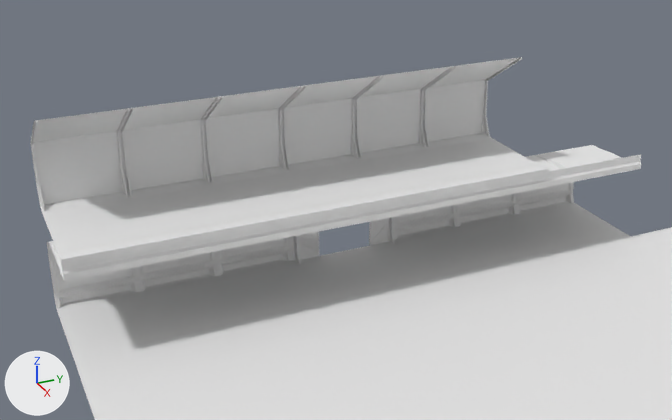
Two versions of the Blender file Assets/Models/Blender/MallMain.blend, one commit apart.
Before and after are seen from a 50 mm lens placed at (15.3, -5.6, 22.6), pointed at (-23.0, 11.6, 3.4). The axes (+X, +Y, +Z) are drawn at lower left. The lights are the same throughout.

The first picture shows 'Plane', 'Plane.001', 'Plane.002', 'Wall01', 'Wall01.001', 'Wall01.002'.
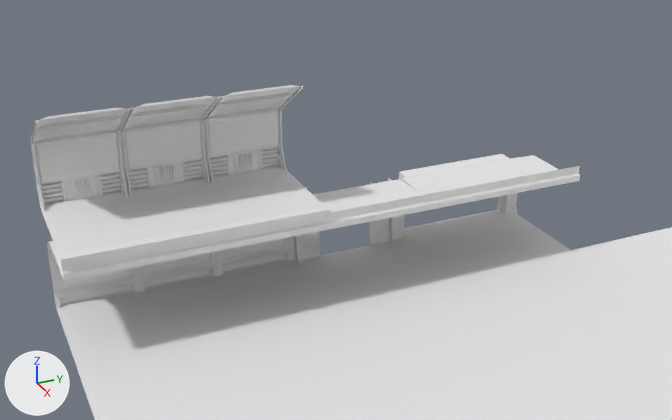
Commit message: added mall main parr

The change, as a list of edits to the scene's bpy script:
```text
Change me_plane_004:
    used by ob_wall01_002; location = (-20.0, 18.0, 0.0)
    remove me_plane_004.from_pydata(...)  # 80 vertices, 62 faces; spans x -5.43..0.0, y -2.0..0.0, z -0.04..4.8
    add me_plane_004.from_pydata(...)  # 48 vertices, 34 faces; spans x -6.0..0.0, y -4.0..0.0, z 0.0..4.8
    me_plane_004 part 7
    74 vertices are removed from x -5.43..0.0, y -2.0..0.0, z -0.04..4.8
    62 faces are deleted
    18 vertices are added at x -6.0..-2.0, y -4.0..0.0, z 0.0..4.0
    6 new vertices lie (0.0, -3.3, 0.0) away from vertices in x -4.0..0.0, y 0.0, z 0.0..4.8
    6 new vertices lie (0.0, -0.4, 0.0) away from vertices in x -4.0..0.0, y -3.3, z 0.0..4.8
    6 new vertices lie (0.0, -0.3, 0.0) away from vertices in x -4.0..0.0, y -3.7, z 0.0..4.8
    6 new vertices lie (0.8, 0.0, 0.0) away from vertices in x -6.0, y -3.3..0.0, z 0.0..3.5
    34 new faces join them
Change me_plane_001:
    used by ob_plane; location = (-20.0, 0.0, 0.0)
    remove me_plane_001.from_pydata(...)  # 63 vertices, 49 faces; spans x -6.0..0.0, y -2.0..0.0, z 4.7..10.0
    add me_plane_001.from_pydata(...)  # 301 vertices, 213 faces; spans x -6.24..0.0, y -2.0..0.0, z 4.7..10.08
    me_plane_001 part 1: a new loose piece of 76 vertices spanning x -6.24..-5.92, y -0.9..0.0, z 4.89..6.01, in mat_base (its picture is missing)
    me_plane_001 part 2: a new loose piece of 24 vertices spanning x -6.18..-5.98, y -1.81..-0.89, z 5.0..5.2, in mat_base (its picture is missing)
    me_plane_001 part 3: a new loose piece of 24 vertices spanning x -6.2..-6.0, y -1.81..-0.89, z 5.22..5.42, in mat_base (its picture is missing)
    me_plane_001 part 4: a new loose piece of 24 vertices spanning x -6.22..-6.02, y -1.81..-0.89, z 5.44..5.64, in mat_base (its picture is missing)
    me_plane_001 part 5: a new loose piece of 24 vertices spanning x -6.24..-6.04, y -1.81..-0.89, z 5.66..5.86, in mat_base (its picture is missing)
    me_plane_001 part 6: 3 vertices moved from x -5.5, y -2.0..0.0, z 4.96 to x -5.29, y -2.0..0.0, z 4.92; 66 vertices added at x -6.2..-3.06, y -2.0..0.0, z 4.98..10.08
Remove ob_plane_002:
    ob_plane_002 = bpy.data.objects.new('Plane.002', me_plane_005)
    ob_plane_002.location = (-20.0, 12.0, 0.0)
    _m = ob_plane_002.modifiers.new('Mirror', 'MIRROR')
    _m.use_axis = (False, True, False)
    _m.use_clip = True
    _m = ob_plane_002.modifiers.new('Array', 'ARRAY')
    _m.count = 3
    _m.constant_offset_displace = (0.0, 0.0, 0.0)
    _m.relative_offset_displace = (0.0, 1.0, 0.0)
Change ob_wall01_002:
    ob_wall01_002.location: (-20.0, 18.0, 0.0) -> (-20.0, 20.0, 0.0)
    remove _m = ob_wall01_002.modifiers.new('Array', 'ARRAY')
    remove _m.count = 3
    remove _m.constant_offset_displace = (0.0, 0.0, 0.0)
    remove _m.relative_offset_displace = (0.0, 1.0, 0.0)
    add _m.use_clip = True
```

Pixel boxes [x1, y1, x2, y2] of what changed, in the pictures (672 x 420 px):
'Plane', reshaped: before [30, 86, 331, 266]; after [30, 85, 331, 266]
'Plane.002', deleted: before [281, 57, 549, 215]
'Wall01.002', reshaped, moved, modifiers changed (24% narrower, 7% shorter): before [393, 145, 641, 280]; after [393, 154, 580, 280]
part 1 of me_plane_001, added: after [61, 150, 263, 201]
part 2 of me_plane_001, added: after [44, 161, 279, 203]
part 3 of me_plane_001, added: after [43, 157, 279, 199]
part 4 of me_plane_001, added: after [42, 153, 279, 194]
part 5 of me_plane_001, added: after [41, 149, 278, 189]
part 6 of me_plane_001, built on: before [40, 167, 288, 213]; after [30, 85, 302, 213]
